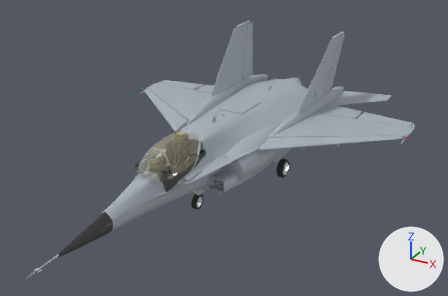
A saved change to the glTF model public/models/mig29.glb.
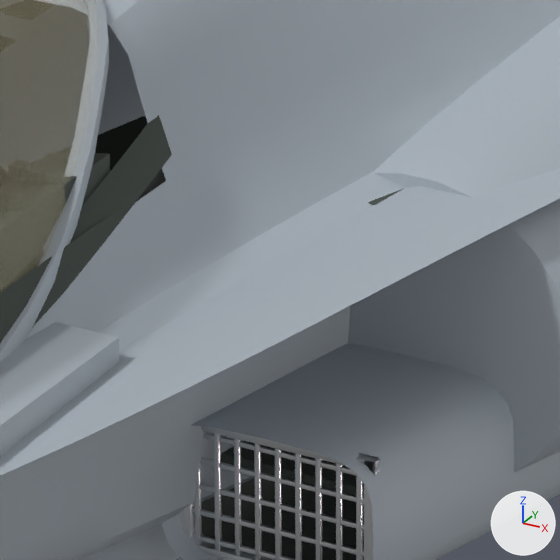
There are two pictures of each version: one whole from a camera (50 mm lens) standing at (9.77, -19.08, 8.51) and looking at (0.44, -2.12, 0.03), one close up on the part from 43% to 54% of the width and 47% to 64% of the height. Arrows for +X, +Y and +Z are at lower right; the lights stay in place. The first two pictures are the older version. Where no turn or scale is listed for an object, it has been applied to the vertices.

In view in the first close-up: 'Canopy_Frame', 'Canopy_Glass', 'Cockpit_Tub', 'Console_L', 'Fuselage', 'GearDoor_Nose', 'IntakeGrille_L'.
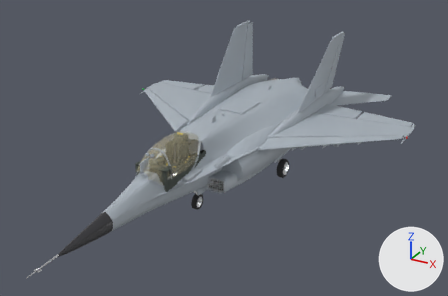
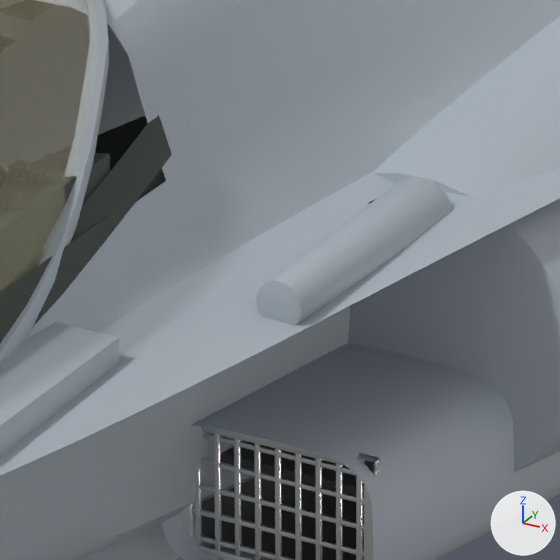
Changed parts and their boxes [x1, y1, x2, y2] in the close-ups (560 x 560 px):
'GunPort', added: after [256, 176, 452, 325]

Edits to the bpy script that builds the scene:
```text
Add me_gunport:
    me_gunport.from_pydata(...)  # 160 vertices, 312 faces; spans x 0.94..1.15, y -3.754..-2.895, z -0.006..0.214
    # faces by material slot: [168, 144]
    me_gunport.materials.append(mat_paint_camo)  # grey #aab3bc
    me_gunport.materials.append(mat_cockpit_dark)  # dark grey #424a44
Add ob_gunport:
    ob_gunport = bpy.data.objects.new('GunPort', me_gunport)
    ob_gunport.location = (0.0, 0.0, 0.0)
```
